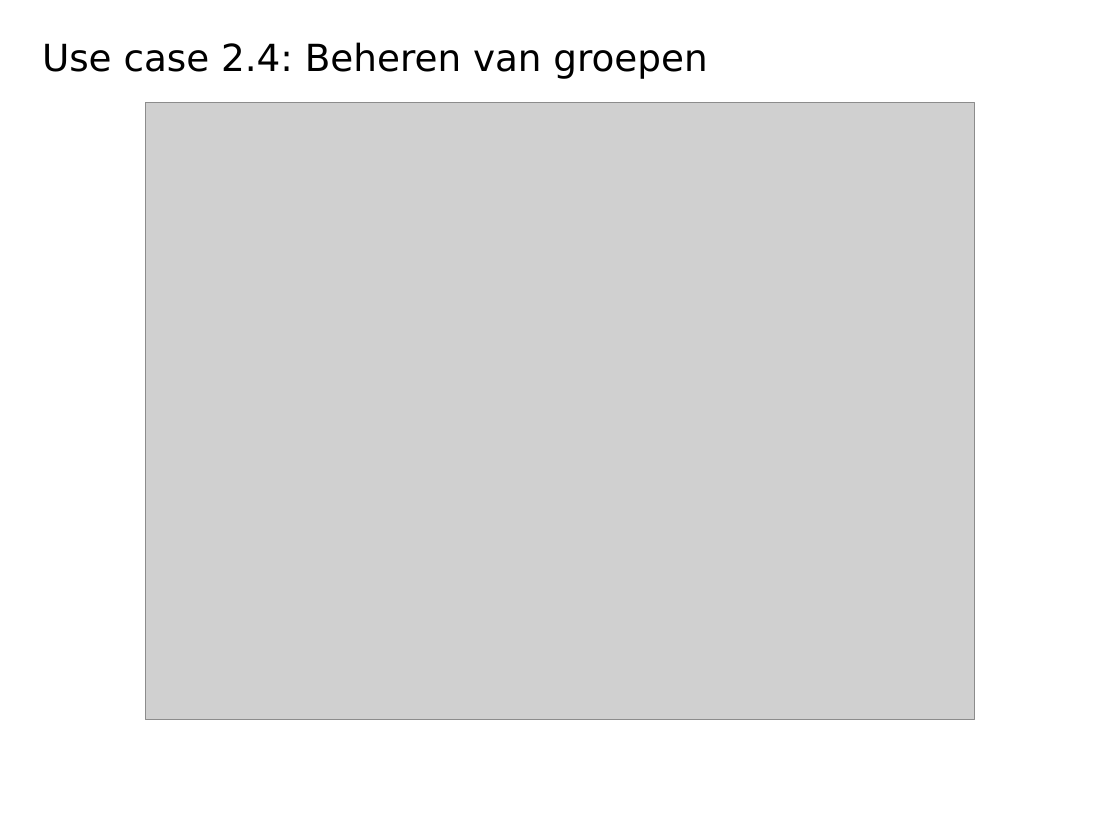
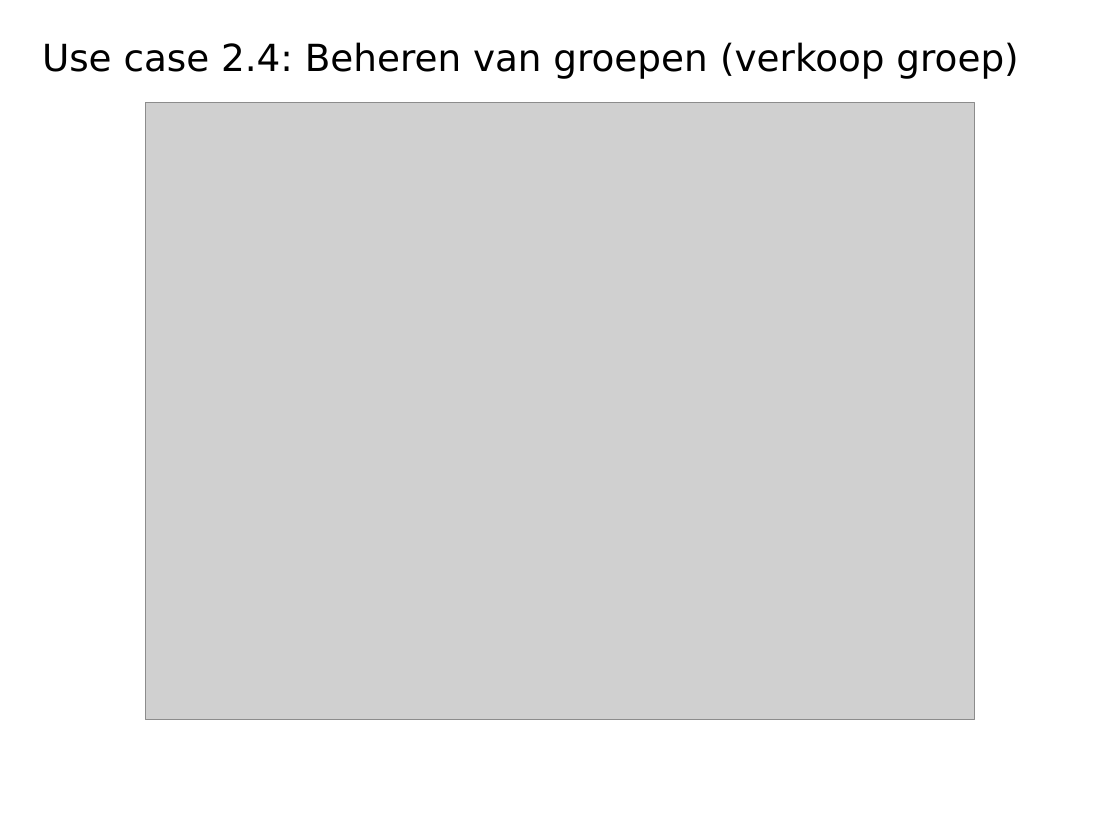
Before and after one commit to fabioPuissant/SoftEngProject2021-Groep10, a slide deck: slide 9 of projectVMS/VMS_pitch_presentation.pptx. Drawn at 1120x840 pixels with LibreOffice and Linux fonts; fonts in the diff are those of the drawing; grey boxes stand for pictures; background and template pictures are left out. Boxes give left, top, right and bottom in pixels: in the first picture for what was removed or moved away, otherwise in the second. Text is boxed around its words. In the diff, an @@ line names an element or a change of style, - is before the commit and + after.

```diff
--- a/projectVMS/VMS_pitch_presentation.pptx
+++ b/projectVMS/VMS_pitch_presentation.pptx
@@ title at (42,42,1018,79): text changed @@
-Use case 2.4: Beheren van groepen
+Use case 2.4: Beheren van groepen (verkoop groep)
```
Also in this commit, not shown: 4 other slides changed, 2 other files.
